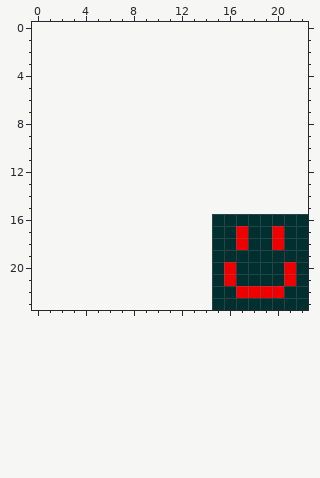
Pixel-art sprite -- trunk/sprites/fx11c0.gif. Above: the version before the commit.
The file is 8x8 pixels. Colours within 5 levels of each other are drawn and written as one. The old version is drawn lined up with the new one, on the new canvas.
And afterwards:
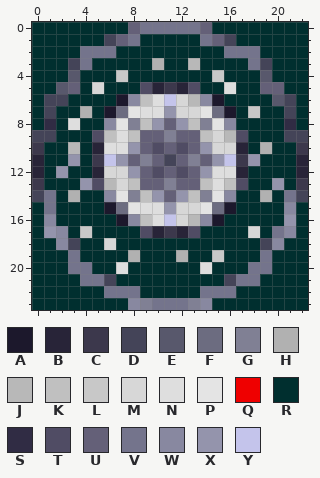
Palette (. is transparent): A #1c182c  B #282438  C #3c384c  D #444458  E #58586c  F #6c6c80  G #808094  H #b1b1b1  J #b8b8b8  K #c0c0c0  L #c8c8c8  M #d7d7d7  N #dedede  P #e4e4e4  Q #ef0000  R #002f2f  S #302c44  T #504c64  U #646078  V #74748c  W #8888a0  X #9494ac  Y #c4c4eb
From old to new:
canvas 8x8 -> 23x24, the old top-left corner now at 15,16
Changed rows in their new state; - is an unchanged pixel.
first column x 0:
 0 RRRRRRRRUVVVVVURRRRRRRR
 1 RRRRRRDUVRRRRRVUDRRRRRR
 2 RRRRVVVRRRRRRRRRVVVRRRR
 3 RRRDVRRRRRHRRJRRRRVDRRR
 4 RRRERRRLRRRRRRRLRRRERRR
 5 RREURMRRRTBCBTRRNRRUURR
 6 RDDRRRRAWKNYMJWARRRREDR
 7 RDRRHRAFPNNXMMPFARLRRDR
 8 RSRNRRWPGKXUXKGPWRRRRSR
 9 DDRRRTKNKUUGUUKMJTRRRDD
10 CRRJRBNNXUTUTUXMMBRHRRC
11 BRRXRCYXUGUDUGUXYCXRRRB
12 BRXRRBMMXUTUTUXNNBRRRRB
13 CRRRXTJMKUUGUUKNKTRRXRC
14 DVRHRRWPGKXUXKGPWRRHRVD
15 RVRRRRAFPNNXMMPFARRRRWR
16 RWRRRRRAWKNYMJWA-----X-
17 RXWRLRRRRTBCBTR--RM-VW-
18 RRWDRRMRRRRRRRR--R-DW--
19 RRRVRRRRHRRRHRRL---V---
20 RRRVVRRNRRRRRRN-R-VV-R-
21 RRRRVVDRRRRRRRR-DVV--R-
22 RRRRRRVVVRRRRRVVVRRRR--
23 RRRRRRRRWGVVVGW--------
Where, in picture pixels (left, top, right, bottom), the same in both pictures:
changed: (32, 22, 308, 310)
